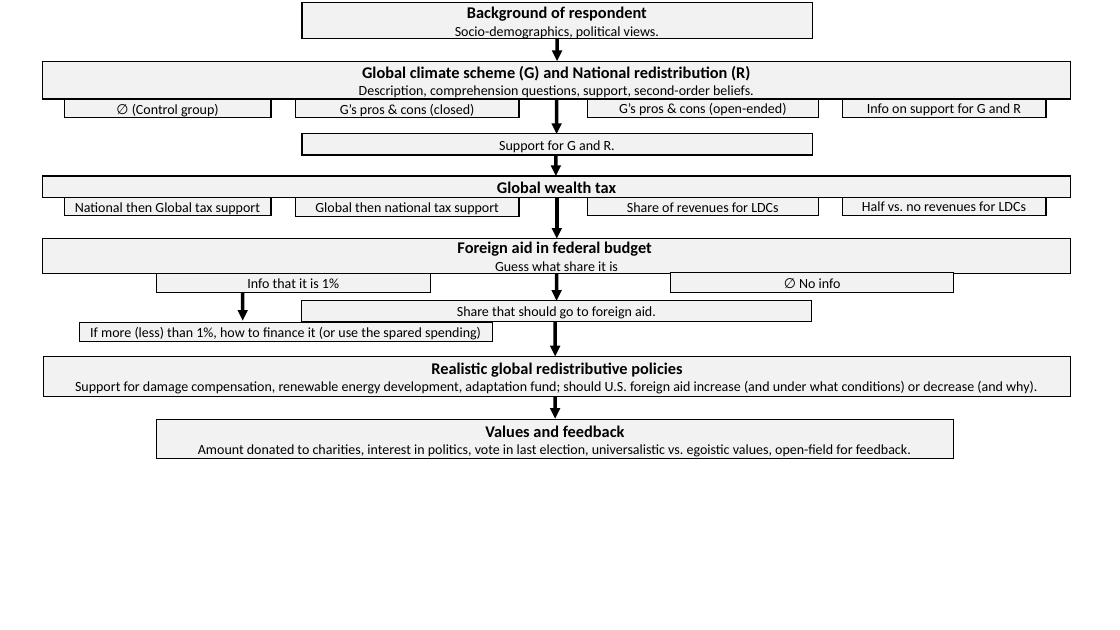
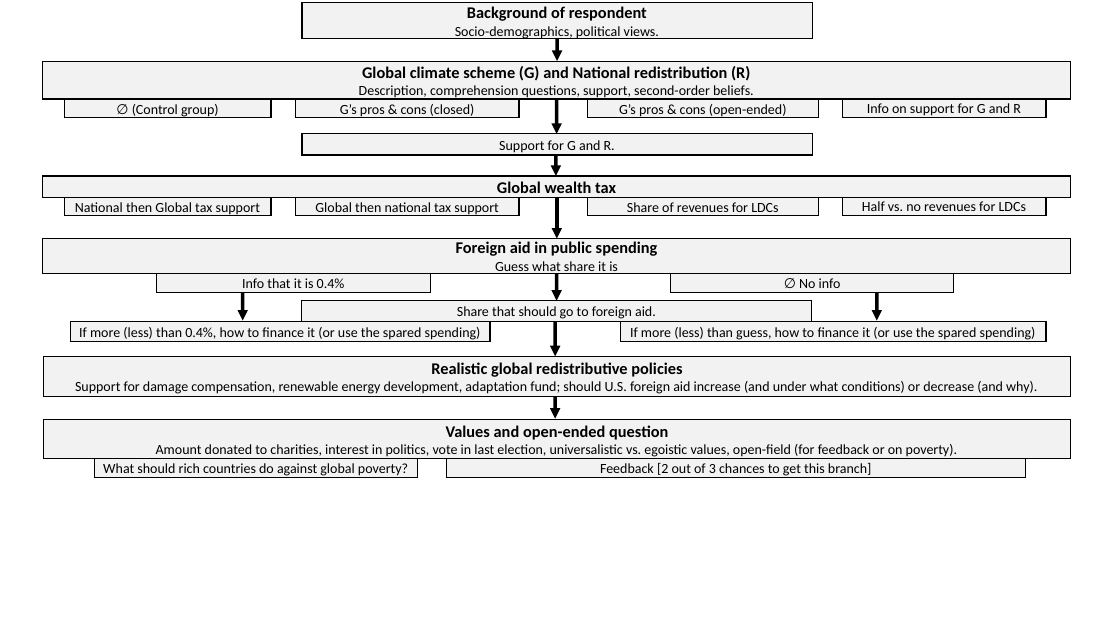
Before and after one commit to bixiou/global_tax_attitudes, a slide deck: slide 2 of questionnaire/survey_flow.pptx (slide 4 before the commit). Drawn at 1120x630 pixels with LibreOffice and Linux fonts; fonts in the diff are those of the drawing. Boxes give left, top, right and bottom in pixels: in the first picture for what was removed or moved away, otherwise in the second. Text is boxed around its words. In the diff, an @@ line names an element or a change of style, - is before the commit and + after.

Commit message:
questionnaires

```diff
--- a/questionnaire/survey_flow.pptx
+++ b/questionnaire/survey_flow.pptx
@@ text in rectangle at (x1=456, y1=241, x2=658, y2=256): text changed @@
-Foreign aid in federal budget
+Foreign aid in public spending
@@ text in rectangle at (x1=242, y1=278, x2=345, y2=288): text changed @@
-Info that it is 1%
+Info that it is 0.4%
@@ arrow added from (877, 292) to (877, 321), #000000 3 pt @@
@@ rectangle "If more (less) than 0.4%, ..." resized from (x1=80, y1=323, x2=492, y2=342) to (x1=71, y1=322, x2=491, y2=341) @@
@@ text in rectangle at (x1=79, y1=327, x2=481, y2=340): text changed @@
-If more (less) than 1%, how to finance it (or use the spared spending)
+If more (less) than 0.4%, how to finance it (or use the spared spending)
@@ rectangle added at (x1=621, y1=322, x2=1047, y2=341), fill #F2F2F2, outline #000000 1 pt, 12 pt, text #000000 @@
+If more (less) than guess, how to finance it (or use the spared spending)
@@ rectangle "Values and open-ended question" resized from (x1=156, y1=420, x2=954, y2=459) to (x1=44, y1=420, x2=1071, y2=459) @@
@@ text in rectangle at (x1=156, y1=425, x2=957, y2=457): text changed @@
-Values and feedback
-Amount donated to charities, interest in politics, vote in last election, universalistic vs. egoistic values, open-field for feedback.
+Values and open-ended question
+Amount donated to charities, interest in politics, vote in last election, universalistic vs. egoistic values, open-field (for feedback or on poverty).
@@ rectangle added at (x1=95, y1=459, x2=418, y2=477), fill #F2F2F2, outline #000000 1 pt, 12 pt, text #000000 @@
+What should rich countries do against global poverty?
@@ rectangle added at (x1=447, y1=459, x2=1026, y2=477), fill #F2F2F2, outline #000000 1 pt, 12 pt, text #000000 @@
+Feedback [2 out of 3 chances to get this branch]
```
Also in this commit, not shown: 3 other slides changed, 19 other files.
